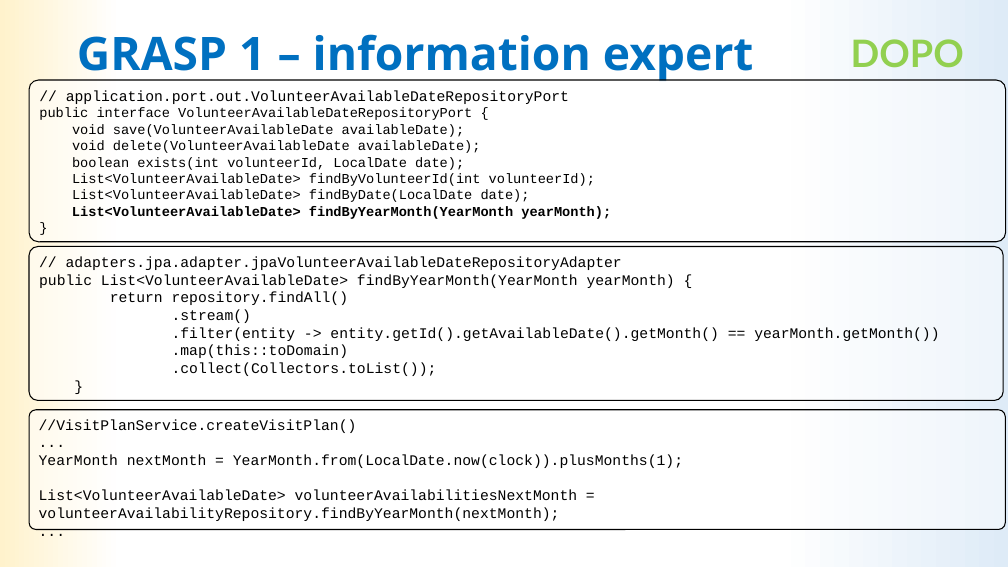
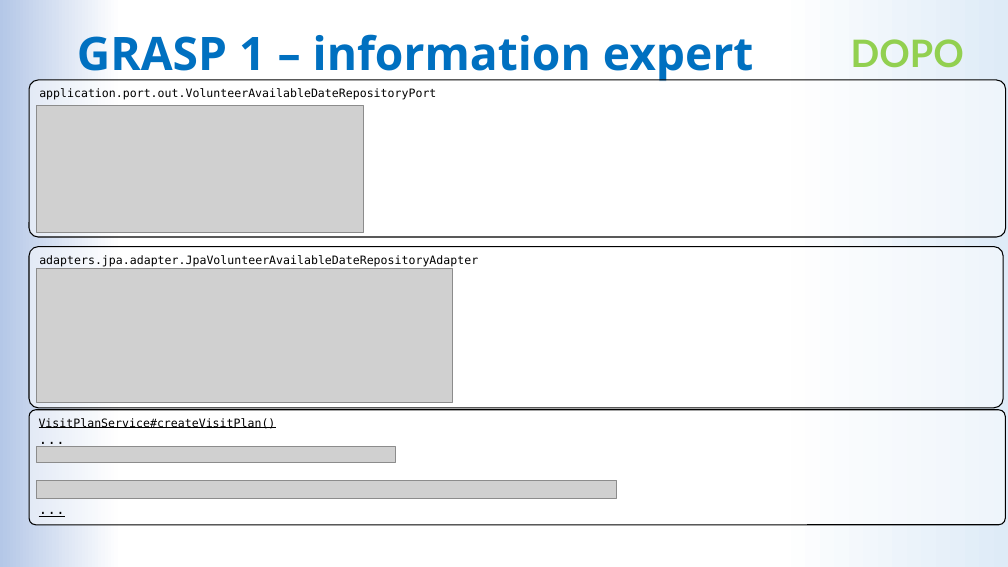
Before and after one commit to LDolzanelli/progettoIngegneria, a slide deck: slide 7 of doc/Presentazione/Presentazione_ingsw_parteB.pptx. Drawn at 1008x567 pixels with LibreOffice and Linux fonts; fonts in the diff are those of the drawing; grey boxes stand for pictures. Boxes give left, top, right and bottom in pixels: in the first picture for what was removed or moved away, otherwise in the second. Text is boxed around its words. In the diff, an @@ line names an element or a change of style, - is before the commit and + after.

```diff
--- a/doc/Presentazione/Presentazione_ingsw_parteB.pptx
+++ b/doc/Presentazione/Presentazione_ingsw_parteB.pptx
@@ background gradient #DEEBF7 to #FFFFFF to #FFF2CC to gradient #DEEBF7 to #FFFFFF to #B4C7E7 @@
@@ rounded rectangle "application.port.out.VolunteerAvailableDateRepositoryPort": place and size @@
-rounded rectangle "application.port.out.VolunteerAvailableDateRepositoryPort" at (29, 80, 1006, 242)
+rounded rectangle "application.port.out.VolunteerAvailableDateRepositoryPort" at (29, 80, 1006, 237)
@@ text in rounded rectangle at (39, 88, 436, 100): text changed; size 13 to 11 pt; font Courier New to DejaVu Sans Mono @@
-// application.port.out.VolunteerAvailableDateRepositoryPort
-public interface VolunteerAvailableDateRepositoryPort {
-void save(VolunteerAvailableDate availableDate);
-void delete(VolunteerAvailableDate availableDate);
-boolean exists(int volunteerId, LocalDate date);
-List<VolunteerAvailableDate> findByVolunteerId(int volunteerId);
-List<VolunteerAvailableDate> findByDate(LocalDate date);
-List<VolunteerAvailableDate> findByYearMonth(YearMonth yearMonth);
-}
+application.port.out.VolunteerAvailableDateRepositoryPort
@@ picture added at (36, 105, 363, 233) @@
@@ rounded rectangle "adapters.jpa.adapter.JpaVolunteerAvailableDateRepositoryAdap ...": place and size @@
-rounded rectangle "adapters.jpa.adapter.JpaVolunteerAvailableDateRepositoryAdap ..." at (29, 247, 1003, 401)
+rounded rectangle "adapters.jpa.adapter.JpaVolunteerAvailableDateRepositoryAdap ..." at (29, 247, 1003, 408)
@@ picture added at (36, 268, 452, 403) @@
@@ text in rounded rectangle at (39, 255, 478, 267): text changed; size 14 to 11 pt; font Courier New to DejaVu Sans Mono @@
-// adapters.jpa.adapter.jpaVolunteerAvailableDateRepositoryAdapter
-public List<VolunteerAvailableDate> findByYearMonth(YearMonth yearMonth) {
-return repository.findAll()
-.stream()
-.filter(entity -> entity.getId().getAvailableDate().getMonth() == yearMonth.getMonth())
-.map(this::toDomain)
-.collect(Collectors.toList());
-}
+adapters.jpa.adapter.JpaVolunteerAvailableDateRepositoryAdapter
@@ rounded rectangle "VisitPlanService#createVisitPlan()": place and size @@
-rounded rectangle "VisitPlanService#createVisitPlan()" at (29, 410, 1005, 529)
+rounded rectangle "VisitPlanService#createVisitPlan()" at (29, 410, 1005, 525)
@@ rounded rectangle "VisitPlanService#createVisitPlan()" at (29, 410, 1005, 525): underline on in "...", "..." @@
@@ text in rounded rectangle at (39, 418, 276, 429): text changed; size 14 to 11 pt; font Courier New to DejaVu Sans Mono @@
-//VisitPlanService.createVisitPlan()
+VisitPlanService#createVisitPlan()
@@ picture added at (36, 446, 395, 462) @@
@@ text in rounded rectangle at (39, 454, 683, 521): paragraphs removed @@
-YearMonth nextMonth = YearMonth.from(LocalDate.now(clock)).plusMonths(1);
-List<VolunteerAvailableDate> volunteerAvailabilitiesNextMonth = volunteerAvailabilityRepository.findByYearMonth(nextMonth);
@@ picture added at (36, 480, 617, 498) @@
```
Also in this commit, not shown: 26 other slides changed, 1 slide added, 2 slides removed.
